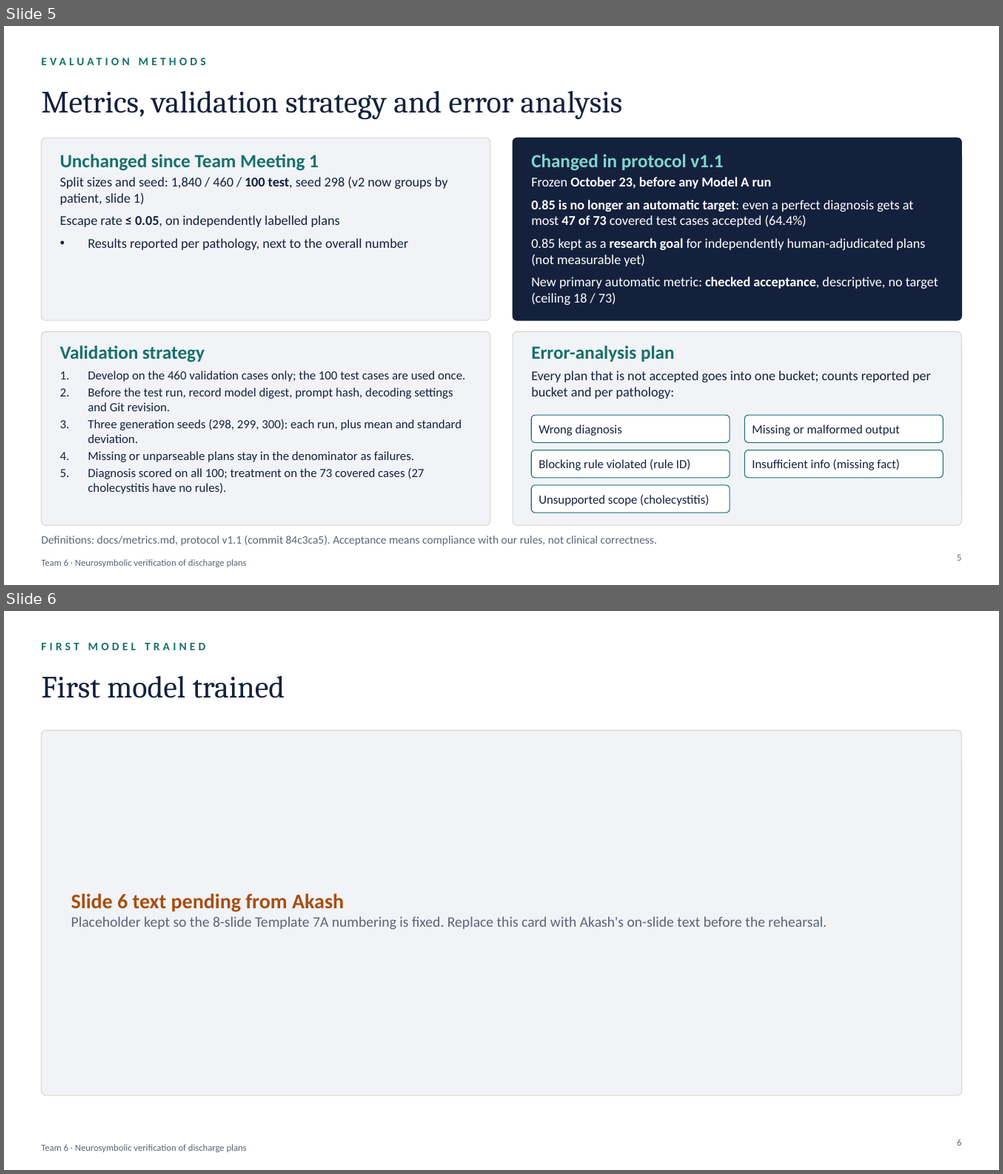
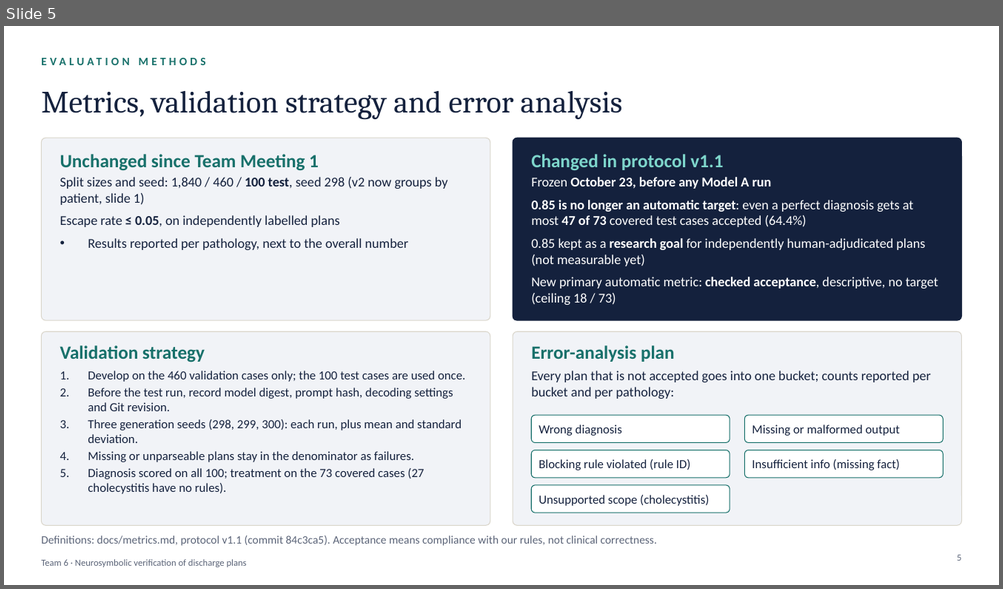
Before and after one commit to Akashkumarsenthil/Clinical-Discharge-Treatment-Plan-Verification, a slide deck: presentation/Team6_TM2_Professor_Deck.pptx. Shown one above the other, each under a label of ours: slides 5 and 6 before the commit, slide 5 after it. The pictures are 1003x1174 and 1003x589 pixels, drawn with LibreOffice and Linux fonts; fonts in the diff are those of the drawing. Boxes give left, top, right and bottom in pixels: in the first picture for what was removed or moved away, otherwise in the second. Text is boxed around its words. In the diff, an @@ line names an element or a change of style, - is before the commit and + after.

```diff
--- a/presentation/Team6_TM2_Professor_Deck.pptx
+++ b/presentation/Team6_TM2_Professor_Deck.pptx
@@ slide 6 removed at [4, 611, 999, 1170], background #FFFFFF; not listed: 1 template element that a slide beside it also shows @@
@@ text removed at [41, 643, 205, 650] @@
-FIRST MODEL TRAINED
@@ title removed at [41, 676, 285, 698] @@
-First model trained
@@ rounded rectangle removed at [41, 730, 962, 1096] @@
@@ text removed at [71, 894, 826, 930] @@
-Slide 6 text pending from Akash
-Placeholder kept so the 8-slide Template 7A numbering is fixed. Replace this card with Akash's on-slide text before the rehearsal.
@@ page number removed at [956, 1139, 961, 1146] @@
-6
```
Also in this commit, not shown: 3 slides added, 2 other slides removed, 10 other files.
